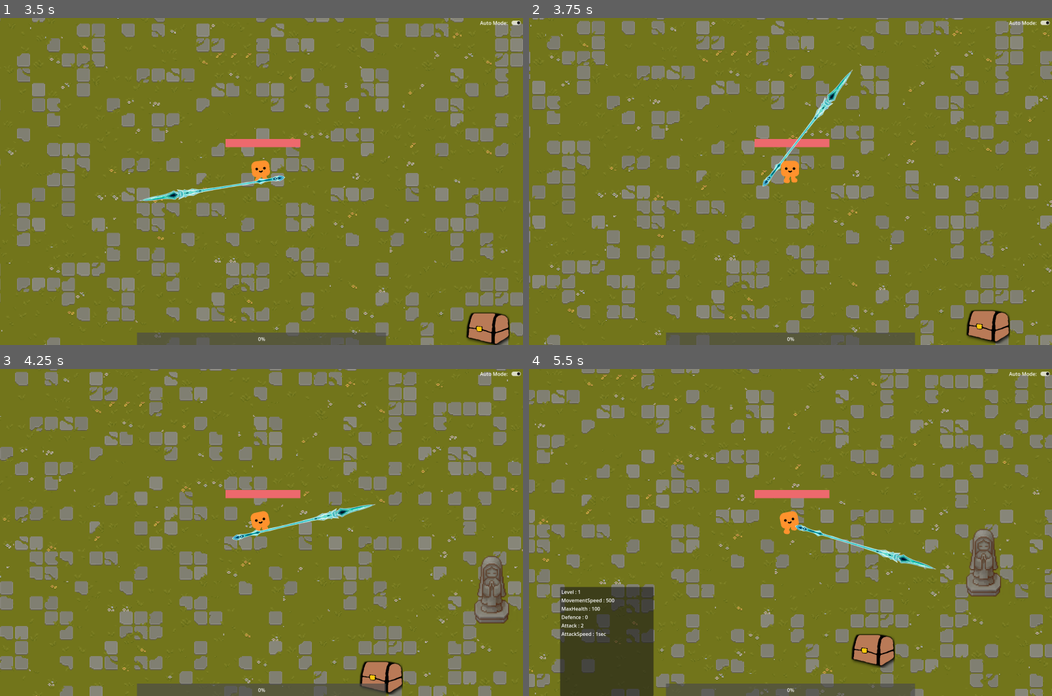
Above: before the commit, frames 1-4 (two rows, left to right).
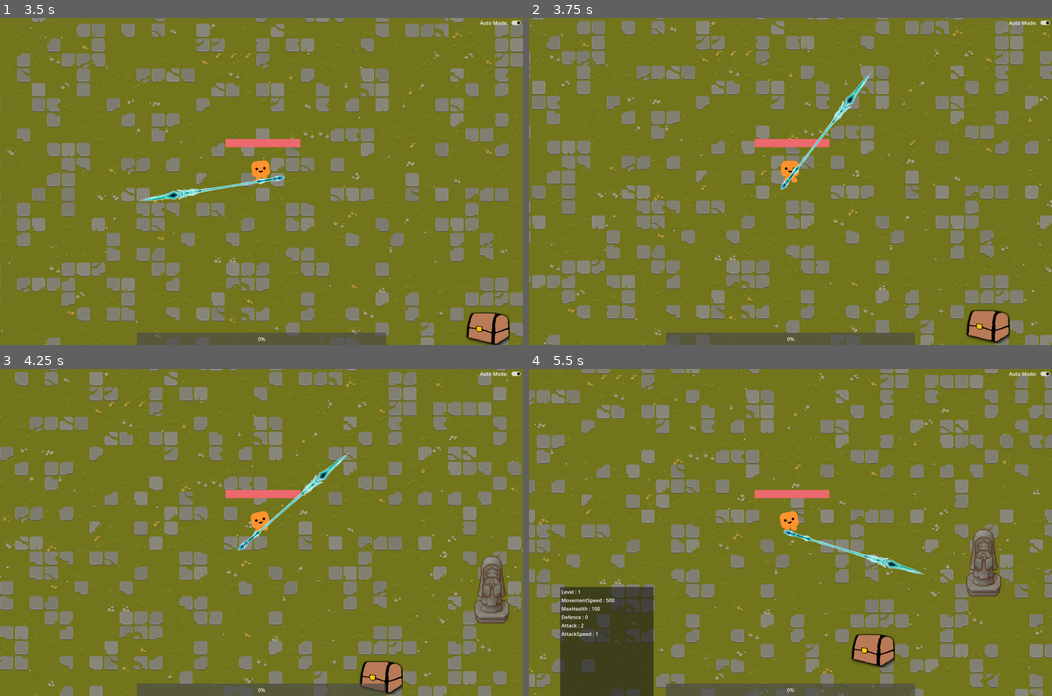
Above: after the commit, the same moments.

Repository: Kuui22/Godot_test
Game: Godot game, scene res://menus/mainmenu.tscn
The game is run twice, just before and just after one commit, with the same random seed, the same clock (stepped at 60 frames per second) and the same inputs.
Inputs (mouse positions are in pixels of both pictures, inside the frame that each line leads up to):
- Up to frame 1 (3.5 s): click "Start" at 0.5 s; click "Auto Mode:" at 1.25 s; tap Enter at 2 s; drag from (261, 338) to (261, 181) at 2.02 s; tap Space at 2.75 s; drag from (156, 197) to (261, 181) at 2.77 s
- Up to frame 2 (3.75 s): move the mouse to (842, 109) at 3.52 s; hold D (move_right) from 3.53 s (still down); tap E (interact) at 3.6 s
- Up to frame 3 (4.25 s): keep holding D (move_right)
- Up to frame 4 (5.5 s): release D (move_right) at 4.25 s; drag from (764, 597) to (633, 483) at 4.27 s; move the mouse to (947, 581) at 5.02 s; hold A (move_left) from 5.03 s (still down); tap C (characterstats) at 5.1 s; tap E (interact) at 5.3 s

Frame 1 is identical in both runs. In frame 2, 0.8% of the frame differs, in the area x 44-66%, y 15-53%; in frame 3, 0.8%; in frame 4, 0.8%, in the area x 13-78%, y 47-82%.
Error before the commit: Cannot call method 'is_running' on a null value. (res://weapons/spear.gd:42)

Commit message:
spear correctly working with local position
whoops

Diff:
--- a/2d-project-start/menus/PlayerStats.gd
+++ b/2d-project-start/menus/PlayerStats.gd
@@ -29,6 +29,4 @@
 		var value = playerstat[key]
 		var currchild = grid_container.get_child(x)
 		currchild.text = key + " : " + str(value)
-		if(key == "AttackSpeed"):
-			currchild.text += "sec"
 		x +=1
--- a/2d-project-start/player.gd
+++ b/2d-project-start/player.gd
@@ -210,10 +210,13 @@
 #TODO: FIX ME LATER
 func updateweapon():
 	currentweapon.damage = statsdict['Attack']
-	if(statsdict['AttackSpeed'] > 0.1):
-		currentweapon.timer.wait_time = statsdict['AttackSpeed']
+	if currentweapon.mode == 'melee':
+		currentweapon.attackspeed = statsdict['AttackSpeed']
 	else:
-		currentweapon.timer.wait_time = 0.1
+		if(statsdict['AttackSpeed'] > 0.1):
+			currentweapon.timer.wait_time = statsdict['AttackSpeed']
+		else:
+			currentweapon.timer.wait_time = 0.1
 
 
 #playermanager
@@ -223,19 +226,13 @@
 func equip(stats:Dictionary) -> void:
 	for key in stats:
 		if statsdict.has(key):
-			if(key == "AttackSpeed"):
-				statsdict[key] -= stats[key]
-			else:
-				statsdict[key] += stats[key]
+			statsdict[key] += stats[key]
 	updateweapon()
 
 func unequip(stats:Dictionary) -> void:
 	for key in stats:
 		if statsdict.has(key):
-			if(key == "AttackSpeed"):
-				statsdict[key] += stats[key]
-			else:
-				statsdict[key] -= stats[key]
+			statsdict[key] -= stats[key]
 	updateweapon()
 
 func valueupdate(value:int) -> void:
--- a/2d-project-start/weapons/spear.gd
+++ b/2d-project-start/weapons/spear.gd
@@ -1,19 +1,23 @@
 extends Area2D
+
+var mode = 'melee'
+
 
 @onready var static_position: float = rotation
 var reset_speed: float = 2.0
 var damage: int = 1
+var attackspeed: float = 1
 var enemies_in_range
-@onready var timer: Timer = %Timer
 @onready var weapon_pivot: Marker2D = %Weapon_pivot
 @onready var weapon_initial_position: Vector2 = %Weapon_pivot.position  # Initial position of weapon
 @onready var weapon_collision: CollisionShape2D = %Weapon_collision
 var is_attacking: bool = false  # To keep track of attack state
 var thrust_distance: float = 100  # Distance to thrust
-var thrust_time: float = 0.2  # Time to complete the thrust
+var base_thrust_time: float = 0.5  # Time to complete the thrust
 var enemies_hit: Dictionary = {}
 var manual_mode: bool = true
 var tween:Tween
+
 
 
 func _physics_process(delta):
@@ -26,24 +30,26 @@
 		if enemies_in_range.size() > 0:
 			var target_enemy = enemies_in_range.front()
 			look_at(target_enemy.global_position)
+			attack()
 		else:
 			reset_position(delta)
 
 func toggle_mode():
 	manual_mode = !manual_mode
 	if manual_mode:
-		timer.stop()  # Stop auto-attacks when in manual mode
+		pass
 	else:
-		timer.start()  # Resume auto-attacks when switching back to auto mode
+		pass
 
 
 
-func reset_position(delta):
-	if not manual_mode and not tween.is_running():
-		if abs(rotation - static_position) < 0.05:
-			rotation = static_position
-		else:
-			rotation = lerp_angle(rotation, static_position, reset_speed * delta)
+func reset_position(delta,tween_call=false):
+	if tween:
+		if not manual_mode and not tween.is_running() and not tween_call:
+			if abs(rotation - static_position) < 0.05:
+				rotation = static_position
+			else:
+				rotation = lerp_angle(rotation, static_position, reset_speed * delta)
 
 	weapon_pivot.position = weapon_initial_position
 	is_attacking = false
@@ -67,19 +73,18 @@
 		if tween.is_running():
 			tween.stop()
 
-	var start_pos = weapon_pivot.global_position
-	var end_pos = start_pos + attack_direction * thrust_distance
+	var start_pos = weapon_pivot.position
+	var end_pos = start_pos + (attack_direction * thrust_distance).rotated(-rotation)
+	var thrust_time = base_thrust_time / attackspeed
 
 	tween = create_tween()
-	tween.tween_property(weapon_pivot, "global_position", end_pos, thrust_time / 2).set_ease(Tween.EASE_OUT)
-	tween.tween_property(weapon_pivot, "global_position", start_pos, thrust_time / 2).set_ease(Tween.EASE_IN)
+	tween.tween_property(weapon_pivot, "position", end_pos, thrust_time / 2).set_ease(Tween.EASE_OUT)
+	tween.tween_property(weapon_pivot, "position", start_pos, thrust_time / 2).set_ease(Tween.EASE_IN)
 
 	await tween.finished
-	reset_position(thrust_time)
+	reset_position(thrust_time,true)
 
-func _on_timer_timeout():
-	if not manual_mode and enemies_in_range.size() > 0:
-		attack()
+
 
 
 func _on_weapon_area_body_entered(body: Node2D) -> void:
--- a/2d-project-start/weapons/spear.tscn
+++ b/2d-project-start/weapons/spear.tscn
@@ -17,10 +17,6 @@
 [node name="Range" type="CollisionShape2D" parent="."]
 shape = SubResource("CircleShape2D_8unpq")
 
-[node name="Timer" type="Timer" parent="."]
-unique_name_in_owner = true
-autostart = true
-
 [node name="Weapon_pivot" type="Marker2D" parent="."]
 unique_name_in_owner = true
 
@@ -38,5 +34,4 @@
 position = Vector2(150, 0)
 texture = ExtResource("2_t3j2r")
 
-[connection signal="timeout" from="Timer" to="." method="_on_timer_timeout"]
 [connection signal="body_entered" from="Weapon_pivot/Weapon_area" to="." method="_on_weapon_area_body_entered"]
